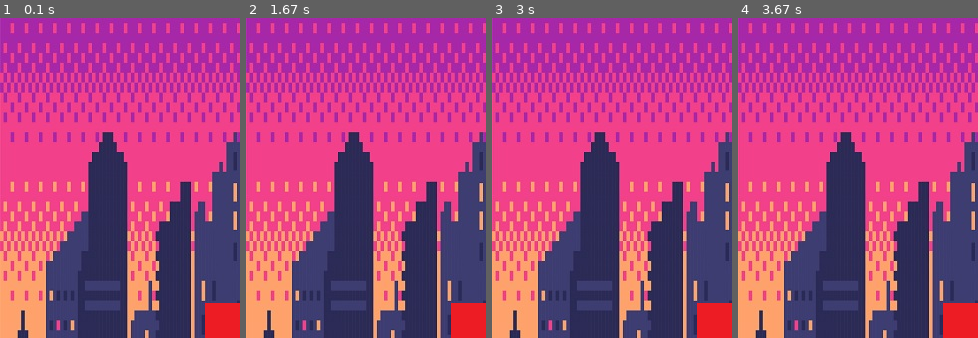
Above: before the commit, frames 1-4 (left to right).
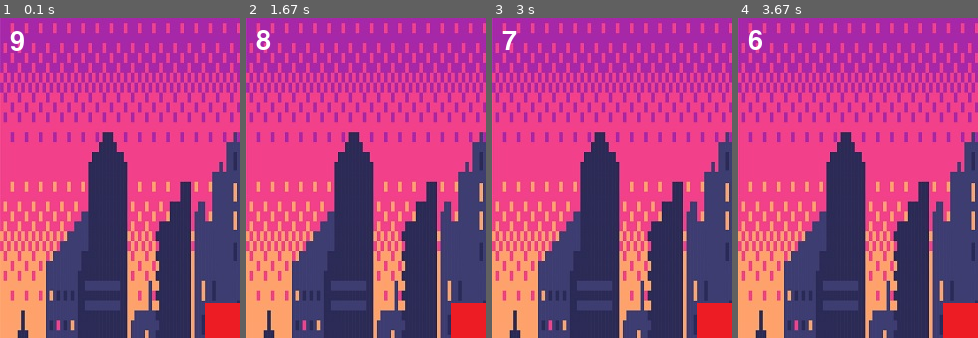
Above: after the commit, the same moments.

Repository: 2023semtle/SEGGS
Game: pygame game, started from pythonworksapce/pygame/The game.py
Two runs of this game, one before a commit and one after it. Both use one fixed random seed, a clock stepped at 60 frames per second and the inputs below.
Inputs:
- Up to frame 1 (0.1 s): no input
- Up to frame 2 (1.67 s): hold Right 0.33-0.8 s; hold Up 0.83-1.13 s
- Up to frame 3 (3 s): hold Left 1.67-2.2 s; hold Down 2.23-2.53 s; hold Left 2.57-2.97 s
- Up to frame 4 (3.67 s): hold Up 3-3.37 s; hold Right from 3.4 s (still down)
The pictures show only the part of the screen within x 0-50%, y 0-50%; the shares and areas given below are measured in that part.

The runs differ from the first frame. In frame 1, 0.2% of the frame differs, in the area x 4-10%, y 4-11%; in frame 2, 0.3%, in the area x 4-11%, y 3-10%; in frame 3, 0.2%; in frame 4, 0.2%.

Commit message:
3.0 The game.py

Diff:
--- a/pythonworksapce/pygame/The game.py
+++ b/pythonworksapce/pygame/The game.py
@@ -35,6 +35,16 @@
 enemy_height = enemy_size[1]
 enemy_x_pos = (screen_width/2) - (enemy_width/2)
 enemy_y_pos = (screen_height/2) - (enemy_height/2)
+
+#폰트 정의
+game_font = pygame.font.Font(None, 40)
+
+#시간
+total_time = 10
+
+#시작 시간 계산
+start_ticks = pygame.time.get_ticks()
+
 
 running = True
 while running:
@@ -77,9 +87,18 @@
         green_ch_y_pos = screen_height - green_ch_height
 
     #충돌처리
+    green_ch_rect = green_ch.get_rect()
+    green_ch_rect.left = green_ch_x_pos
+    green_ch_rect.top =  green_ch_y_pos
 
+    enemy_rect = enemy.get_rect()
+    enemy_rect.left = enemy_x_pos
+    enemy_rect.top =  enemy_y_pos
 
-
+    #충돌체크
+    if green_ch_rect.colliderect(enemy_rect):
+        print("충돌함")
+        running = False
 
     screen.blit(background, (0,0))
 
@@ -87,7 +106,21 @@
 
     screen.blit(enemy, (enemy_x_pos, enemy_y_pos))
 
+    #타이머
+    elapsed_time = (pygame.time.get_ticks() - start_ticks) / 1000
+    timer = game_font.render(str(int(total_time - elapsed_time)),True,(255,255,255))
+
+    #출력할 글자
+    screen.blit(timer,(10,10))
+
+    if total_time - elapsed_time <= 0:
+        print("타임아웃")
+        running = False
+
+
+
     pygame.display.update()
 
+pygame.time.delay(2000)
 
 pygame.quit()
